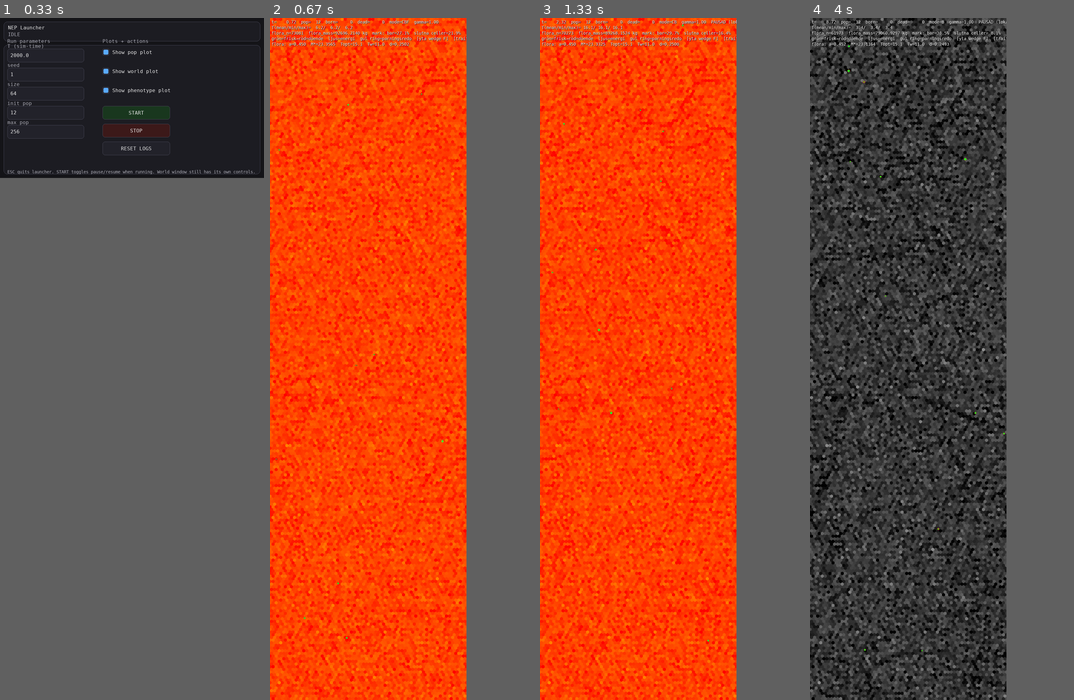
Above: before the commit, frames 1-4 (left to right).
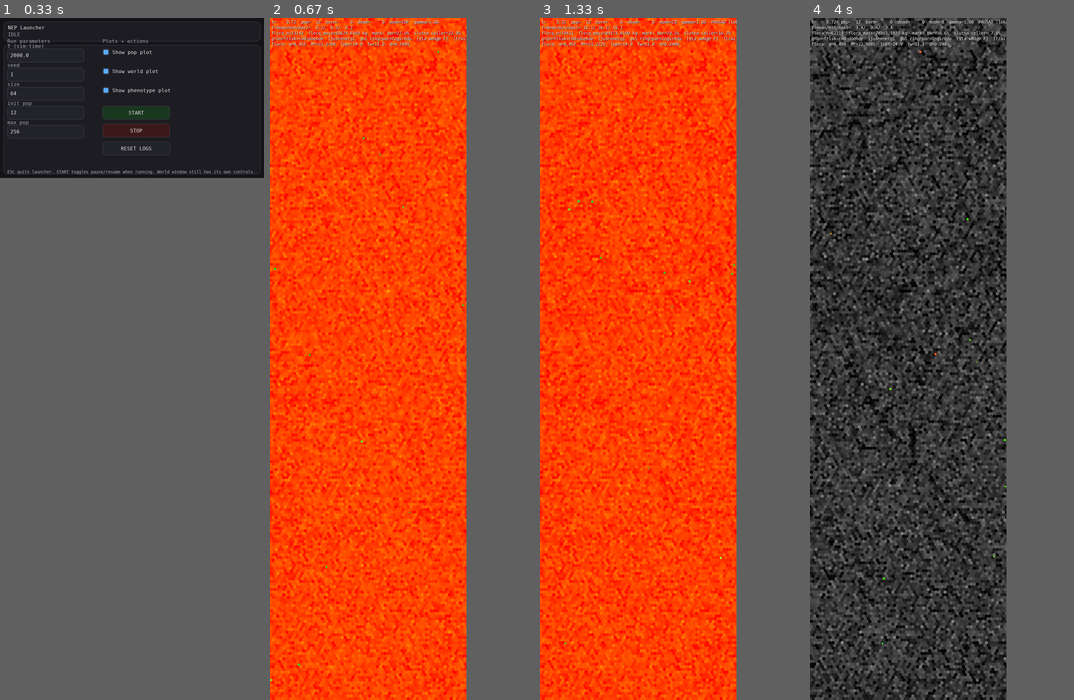
Above: after the commit, the same moments.

Repository: JoakimStorck/nep-process
Game: pygame game, started from nep_gui_launcher.py
Two runs of this game, one before a commit and one after it. Both use one fixed random seed, a clock stepped at 60 frames per second and the inputs below.
Inputs:
- Up to frame 1 (0.33 s): no input
- Up to frame 2 (0.67 s): click "START" at 0.38 s
- Up to frame 3 (1.33 s): tap Space at 0.67 s; tap 1 at 1 s
- Up to frame 4 (4 s): tap 4 at 1.33 s; tap 2 at 1.67 s

Frame 1 is identical in both runs. In frame 2, 13% of the frame differs, in the area x 0-75%, y 0-100%; in frame 3, 18%; in frame 4, 27%.

Commit message:
Fördelningen mellan snabb och långsam blir en axel
Insättningen var hårdkodad 85/15. _T_FAST_FRAC = 41 gör den evolverbar,
n_traits 41 → 42, spännvidd 0,50 till 0,95 runt det gamla värdet.

Axeln är självbegränsande åt båda håll, så inget tak behövs:

  för mycket snabbt    ingen vinterbuffert, ingen isolering, ingen flytkraft
  för mycket långsamt  varm men trög — M_slow släpper bara slow_mobil_frac·dt
                       per steg, och både tillväxt och dräktighet drar ur
                       reserven, så fett som ligger som fett finansierar
                       ingenting

Den andra kostnaden är en bieffekt av 0157 snarare än något konstruerat för
ändamålet. Den tredje kommer när arbetets värme går in i värmebalansen:
isolering sätter tak på uthållig effekt, och det binder hårdast för den som
har mest späck.

Diff:
--- a/agent.py
+++ b/agent.py
@@ -1262,8 +1262,28 @@
         # sektion (5), där överskottet exkreteras i stället för att raderas —
         # att klippa intaget mot taket lät massa försvinna ur bokföringen.
         if m_assim > 0.0:
-            self.M_fast += 0.85 * m_assim
-            self.M_slow += 0.15 * m_assim
+            # Fördelningen mellan snabb och långsam reserv är en evolverbar
+            # axel, inte en konstant.
+            #
+            # Den var hårdkodad 85/15. Med 0157 och 0158 har de två poolerna
+            # olika egenskaper, och då finns en verklig avvägning att
+            # selektera på — självbegränsande åt båda håll utan att något tak
+            # behöver sättas:
+            #
+            #   för mycket snabbt    ingen vinterbuffert, ingen isolering
+            #   för mycket långsamt  varm men trög — `M_slow` släpper bara
+            #                        `slow_mobil_frac · dt` per steg, och både
+            #                        tillväxt och dräktighet drar ur reserven,
+            #                        så fett som ligger som fett finansierar
+            #                        ingenting
+            #
+            # Det är den andra kostnaden som gör axeln levande, och den är en
+            # bieffekt av 0157 snarare än något som konstruerats för ändamålet.
+            # Den tredje kommer när arbetets värme går in i värmebalansen:
+            # isolering sätter tak på uthållig effekt.
+            _fs = float(getattr(pheno, "fast_frac", 0.85))
+            self.M_fast += _fs * m_assim
+            self.M_slow += (1.0 - _fs) * m_assim
 
         dE_store = E_in
         E_to_M = 0.0
--- a/phenotype.py
+++ b/phenotype.py
@@ -52,6 +52,7 @@
     stress_per_drain: float
     repair_capacity: float
     reserve_cap: float
+    fast_frac: float
     frailty_gain: float
     E_rep_min: float
 
@@ -224,6 +225,19 @@
 # egna konditionen — och en ensam individ med hög dragning har ingen att dra
 # mot.
 _T_BREED_PULL      = 40
+
+# Andelen av assimilerad massa som går till den snabba reserven. Resten blir
+# späck.
+#
+# Poolerna fick olika egenskaper i 0157 och 0158 — `M_slow` mobiliseras med tak
+# och isolerar — och först då finns en avvägning att selektera på. Axeln är
+# självbegränsande åt båda håll: för mycket snabbt ger ingen vinterbuffert och
+# ingen isolering, för mycket långsamt ger en varm kropp som är trög att växa
+# och föröka sig, eftersom både tillväxt och dräktighet drar ur reserven och
+# `M_slow` bara släpper `slow_mobil_frac · dt` per steg.
+#
+# Därför behövs inget tak: överdriften straffar sig själv i båda riktningarna.
+_T_FAST_FRAC       = 41
 
 @dataclass(frozen=True)
 class PhenoRanges:
@@ -288,6 +302,11 @@
     # kroppsmassan som mobiliserbar reserv, 4,0e6 är drygt 40 % — magert
     # respektive vinterfett. Att bära reserven kostar, eftersom den räknas
     # in i M_carry och därmed i basal, rörelse och värmeförlust.
+    # Spännvidden runt det gamla hårdkodade 0,85. Nedre änden gör späcket till
+    # huvudpoolen, övre nästan renodlar den snabba.
+    fast_frac_min: float = 0.50
+    fast_frac_max: float = 0.95
+
     reserve_cap_min: float = 0.5e6
     reserve_cap_max: float = 4.0e6
 
@@ -404,6 +423,8 @@
         repair_capacity=float(_lerp(R.repair_capacity_min, R.repair_capacity_max, u_rep)),
         reserve_cap=float(_lerp(R.reserve_cap_min, R.reserve_cap_max,
                                 _sigmoid(_get_trait(traits, _T_RESERVE)))),
+        fast_frac=float(_lerp(R.fast_frac_min, R.fast_frac_max,
+                              _sigmoid(_get_trait(traits, _T_FAST_FRAC)))),
         frailty_gain=float(_lerp(R.frailty_gain_min, R.frailty_gain_max, u_frail)),
         E_rep_min=float(_lerp(R.E_rep_min_min, R.E_rep_min_max, u_erep)),
 
--- a/population.py
+++ b/population.py
@@ -226,7 +226,7 @@
     store_growth_min_chunk: int = 256
     store_growth_factor: float = 2.0
 
-    n_traits: int = 41   # +1: _T_BREED_PULL = 40, social fassynkronisering
+    n_traits: int = 42   # +1: _T_FAST_FRAC = 41, snabb mot långsam reserv
 
     spawn_jitter_r: float = 1.5
 
